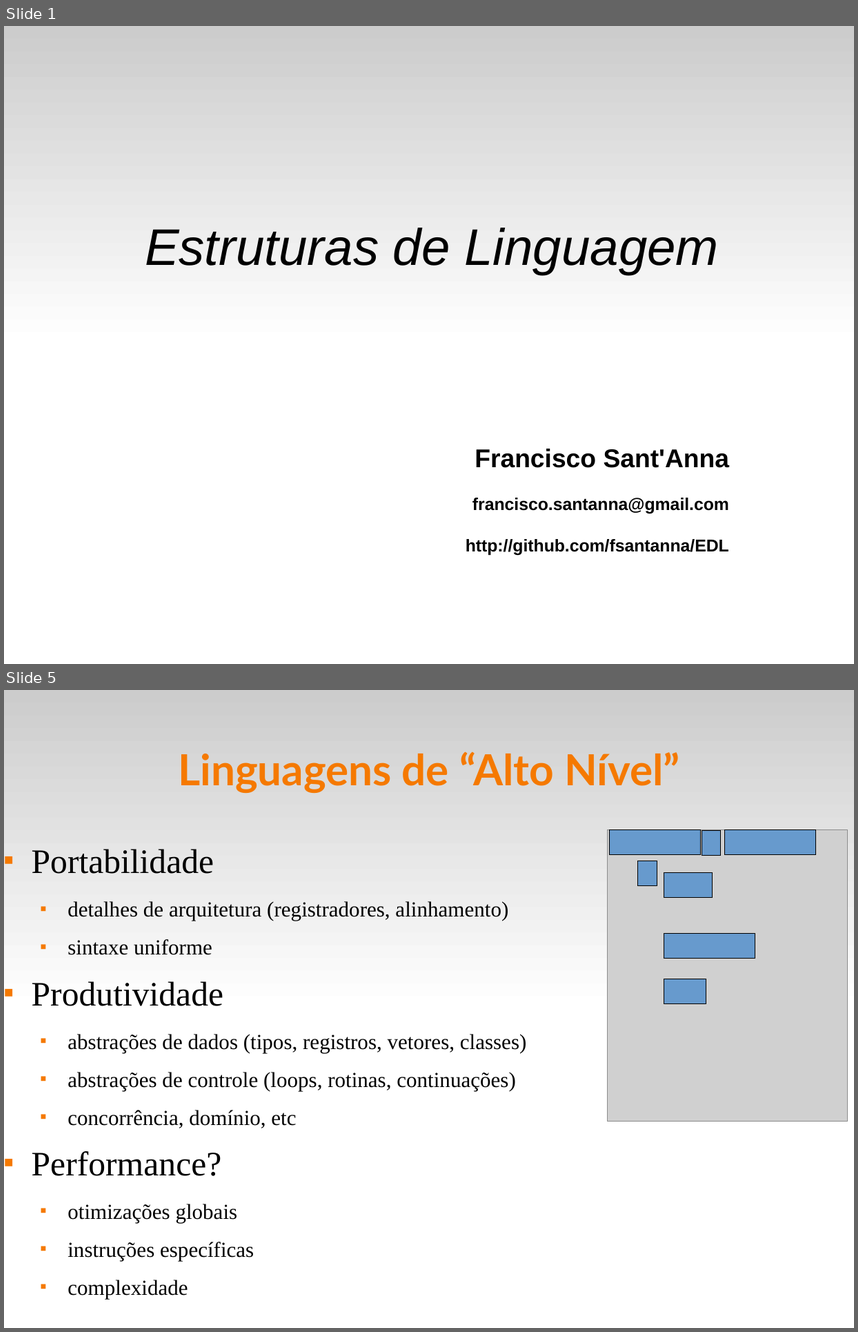
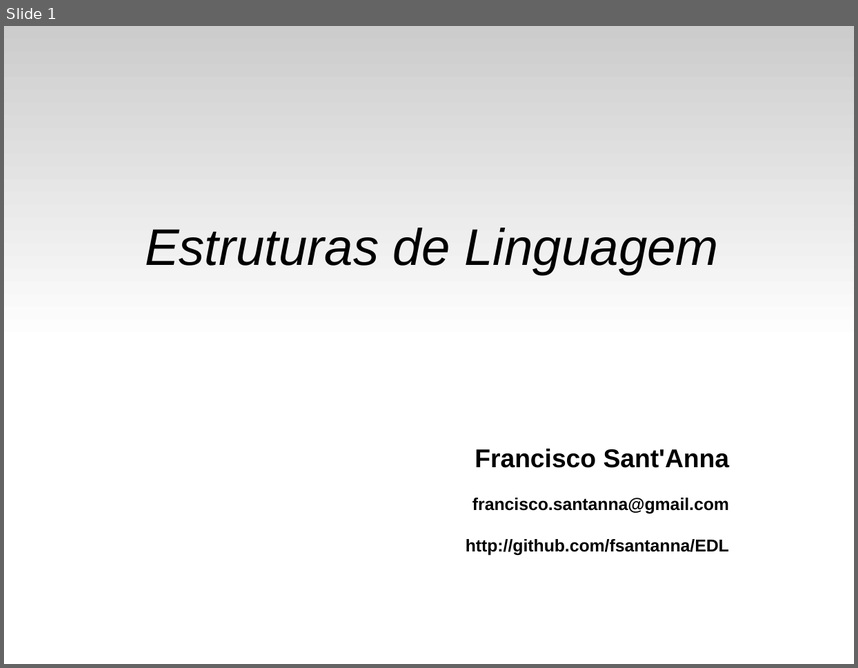
Before and after one commit to fsantanna-uerj/EDL, a slide deck: slides/edl-02.odp. Shown one above the other, each under a label of ours: slides 1 and 5 before the commit, slide 1 after it; the slides between them are not shown. The pictures are 858x1332 and 858x668 pixels, drawn with LibreOffice and Linux fonts; fonts in the diff are those of the drawing; grey boxes stand for pictures. Boxes give left, top, right and bottom in pixels: in the first picture for what was removed or moved away, otherwise in the second. Text is boxed around its words. In the diff, an @@ line names an element or a change of style, - is before the commit and + after.

```diff
--- a/slides/edl-02.odp
+++ b/slides/edl-02.odp
@@ slide 5 removed at [4,690,854,1328], background #FFFFFF; not listed: 1 template element that a slide beside it also shows @@
@@ title removed at [178,751,680,793] @@
-Linguagens de “Alto Nível”
@@ picture removed at [607,829,848,1121] @@
@@ rectangle removed at [611,829,702,854] @@
@@ rectangle removed at [702,830,722,855] @@
@@ rectangle removed at [725,829,816,854] @@
@@ text removed at [32,849,527,1299] @@
-■ Portabilidade
-  ■ detalhes de arquitetura (registradores, alinhamento)
-  ■ sintaxe uniforme
-■ Produtividade
-  ■ abstrações de dados (tipos, registros, vetores, classes)
-  ■ abstrações de controle (loops, rotinas, continuações)
-  ■ concorrência, domínio, etc
-■ Performance?
-  ■ otimizações globais
-  ■ instruções específicas
-  ■ complexidade
@@ rectangle removed at [638,860,657,885] @@
@@ rectangle removed at [664,872,713,897] @@
@@ rectangle removed at [664,933,755,958] @@
@@ rectangle removed at [664,978,706,1003] @@
```
Also in this commit, not shown: 3 slides added, 9 other slides removed, 5 other files.
